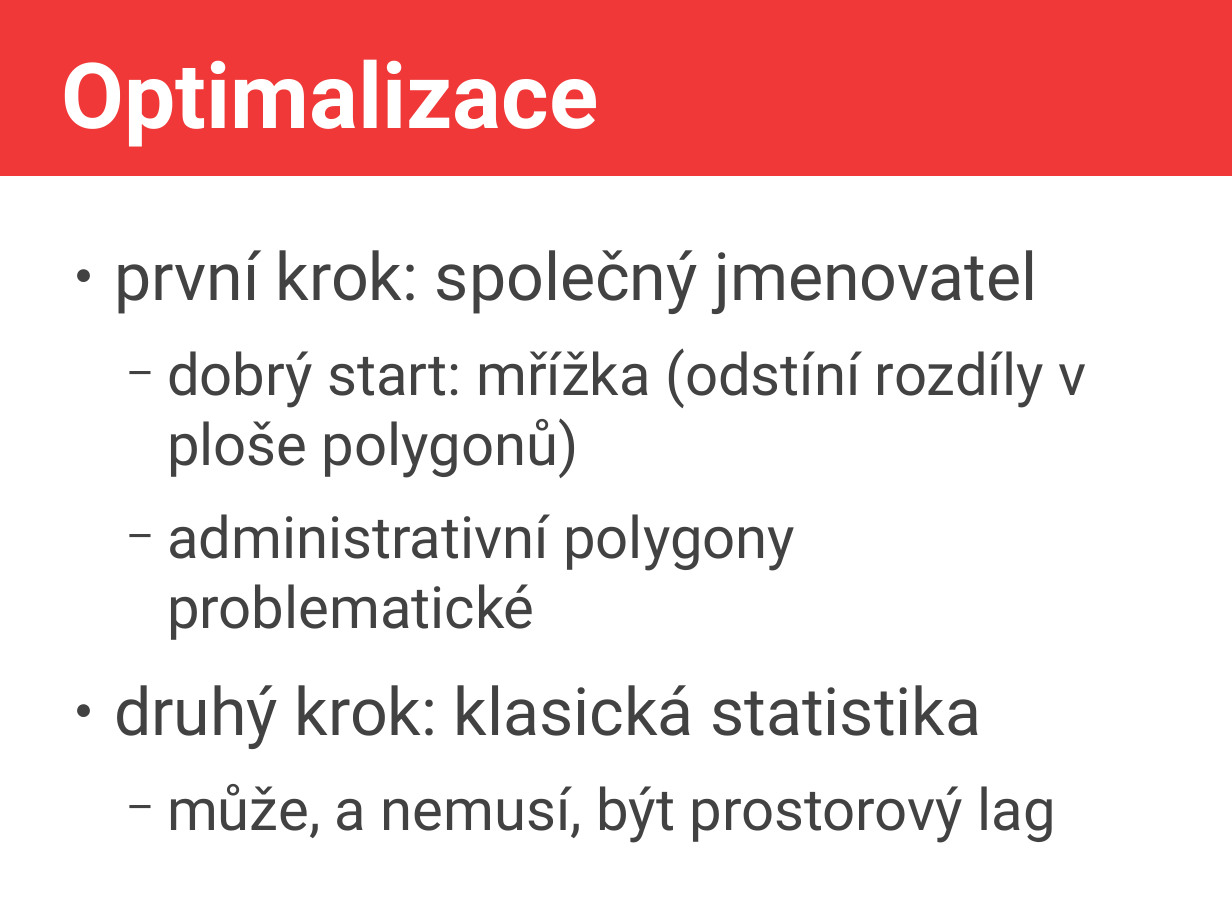
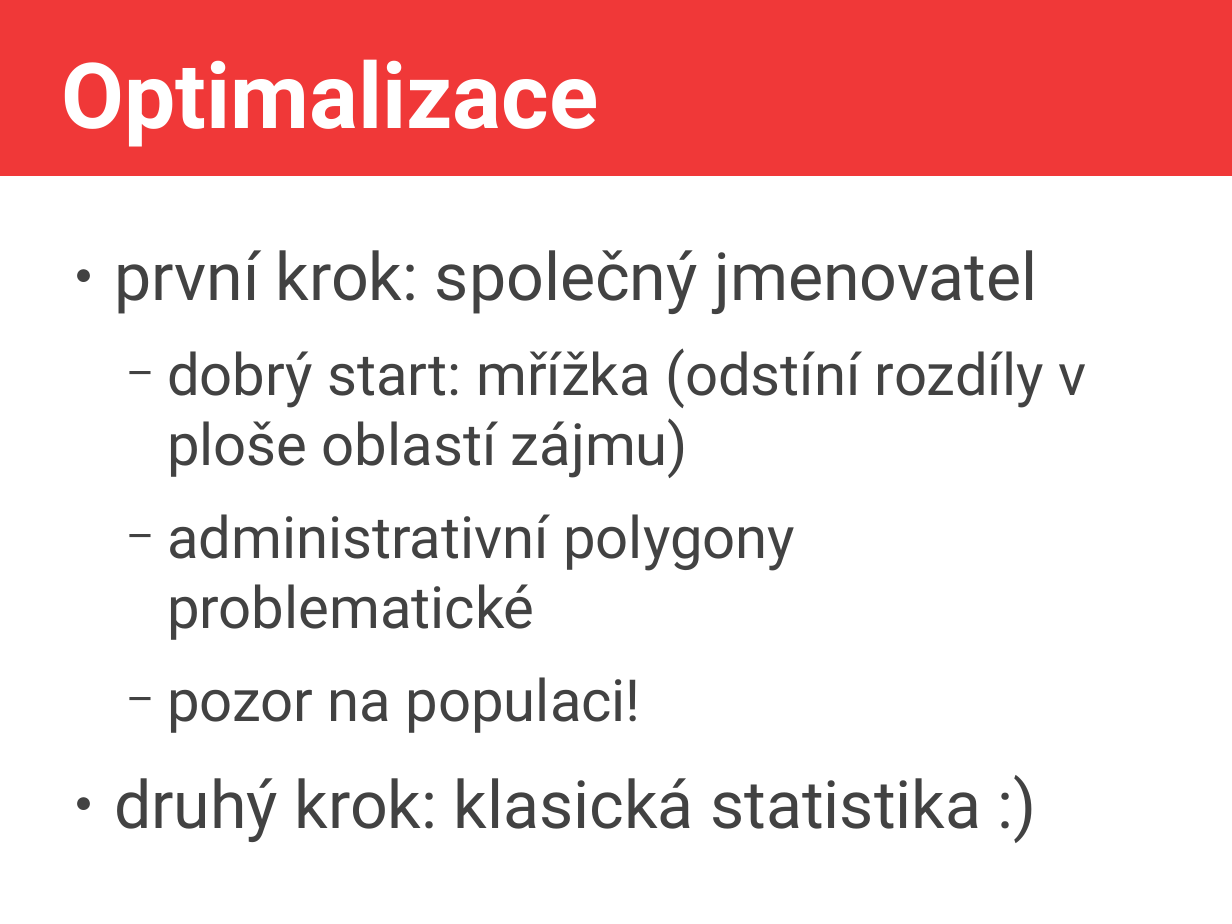
Before and after one commit to jlacko/4EK418, a slide deck: slide 4 of prez/9 - optimalizace.odp (slide 3 before the commit). Drawn at 1232x924 pixels with LibreOffice and Linux fonts; fonts in the diff are those of the drawing. Boxes give left, top, right and bottom in pixels: in the first picture for what was removed or moved away, otherwise in the second. Text is boxed around its words. In the diff, an @@ line names an element or a change of style, - is before the commit and + after.

```diff
--- a/prez/9 - optimalizace.odp
+++ b/prez/9 - optimalizace.odp
@@ text at bbox=[167, 348, 1086, 478]: text changed @@
-  − dobrý start: mřížka (odstíní rozdíly v ploše polygonů)
+  − dobrý start: mřížka (odstíní rozdíly v ploše oblastí zájmu)
@@ text at bbox=[114, 677, 981, 842]: text changed; size 37.4 to 42.7 pt @@
-● druhý krok: klasická statistika
-  − může, a nemusí, být prostorový lag
+  − pozor na populaci!
+● druhý krok: klasická statistika :)
```
Also in this commit, not shown: 1 other slide changed, 2 slides added, 1 slide removed, 8 other files.
